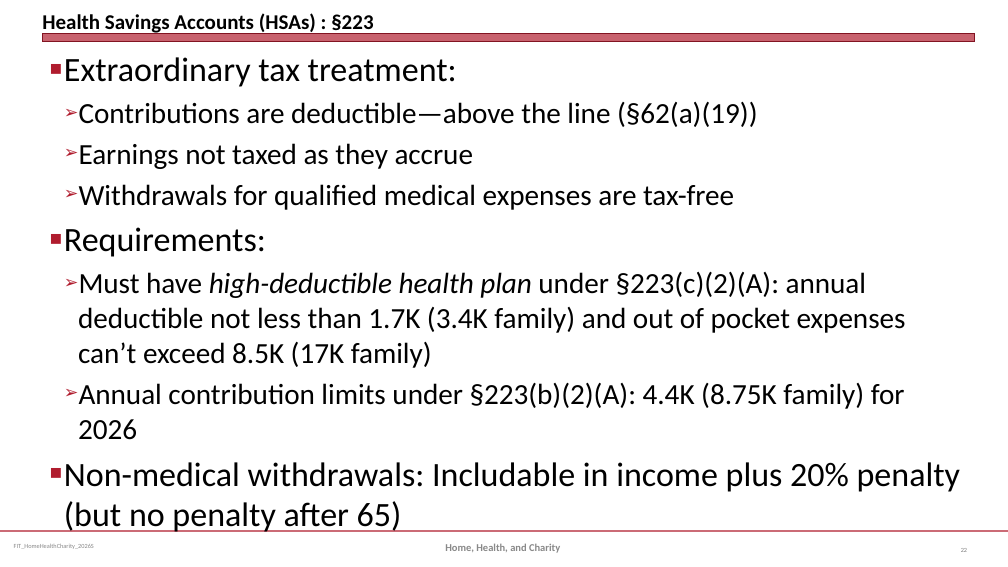
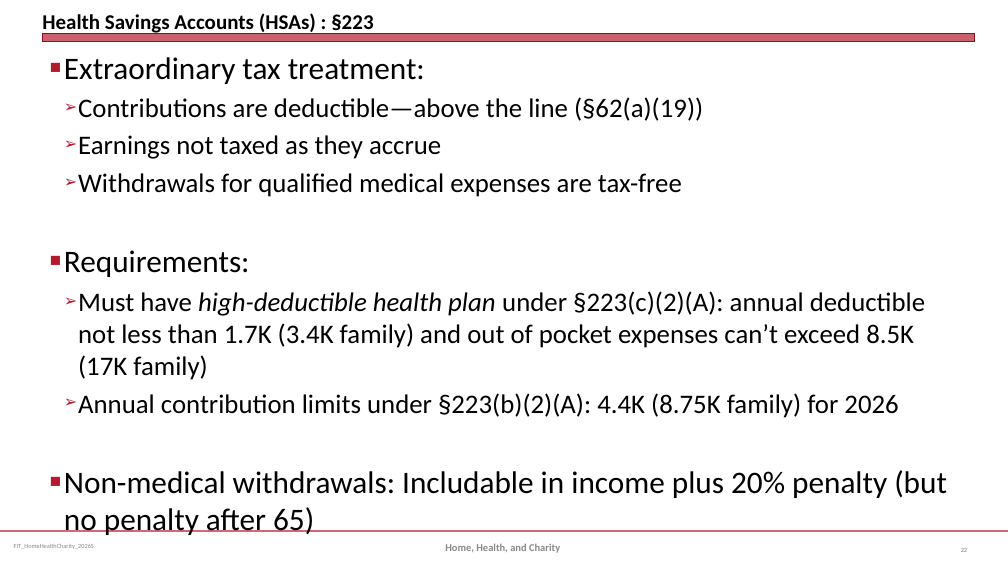
Before and after one commit to jmc877/Fed-Income-Tax, a slide deck: slide 22 of slides/FIT_HomeHealthCharity_2026S.pptx. Drawn at 1008x567 pixels with LibreOffice and Linux fonts; fonts in the diff are those of the drawing. Boxes give left, top, right and bottom in pixels: in the first picture for what was removed or moved away, otherwise in the second. Text is boxed around its words. In the diff, an @@ line names an element or a change of style, - is before the commit and + after.

```diff
--- a/slides/FIT_HomeHealthCharity_2026S.pptx
+++ b/slides/FIT_HomeHealthCharity_2026S.pptx
@@ text "Extraordinary tax treatment:" at box(64, 57, 947, 535): size 32.4 to 29.8 pt in "Extraordinary tax treatment:", "Requirements:", "Non-medical withdrawals: Includable in income plus 20% ..."; size 27.8 to 25.5 pt in "Contributions are deductible—above the line (§62(a)(19))", "Earnings not taxed as they accrue", "Withdrawals for qualified medical expenses are tax-free", "Must have high-deductible health plan under §223(c)(2)(A): ..." and 1 more places @@
```
Also in this commit, not shown: 5 other slides changed, 2 other files.
